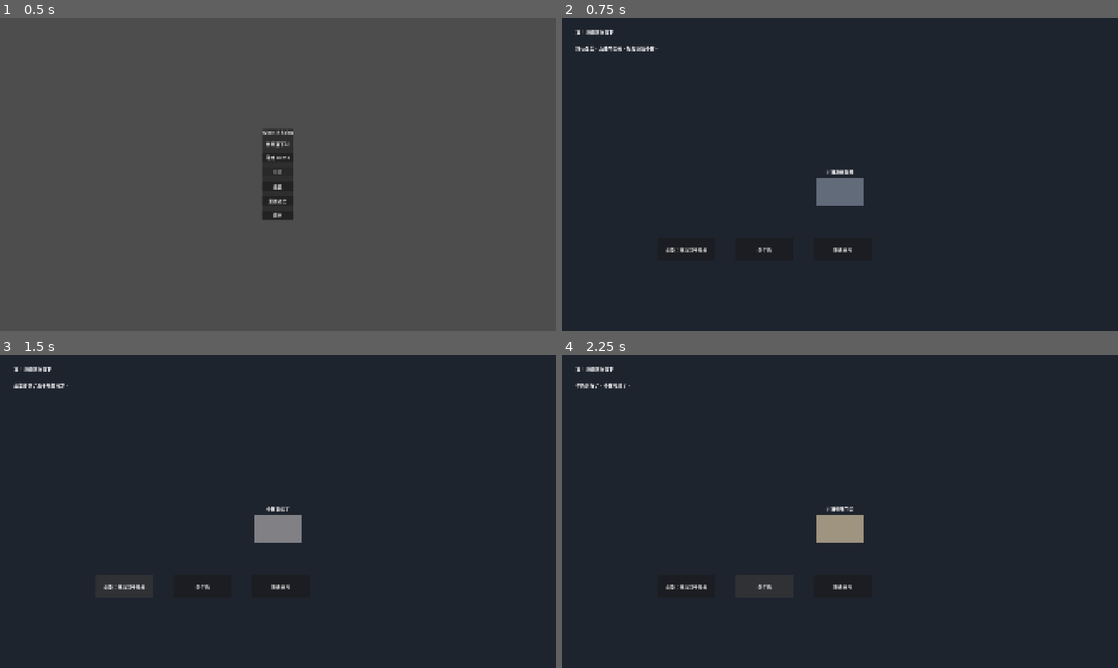
Above: before the commit, frames 1-4 (two rows, left to right).
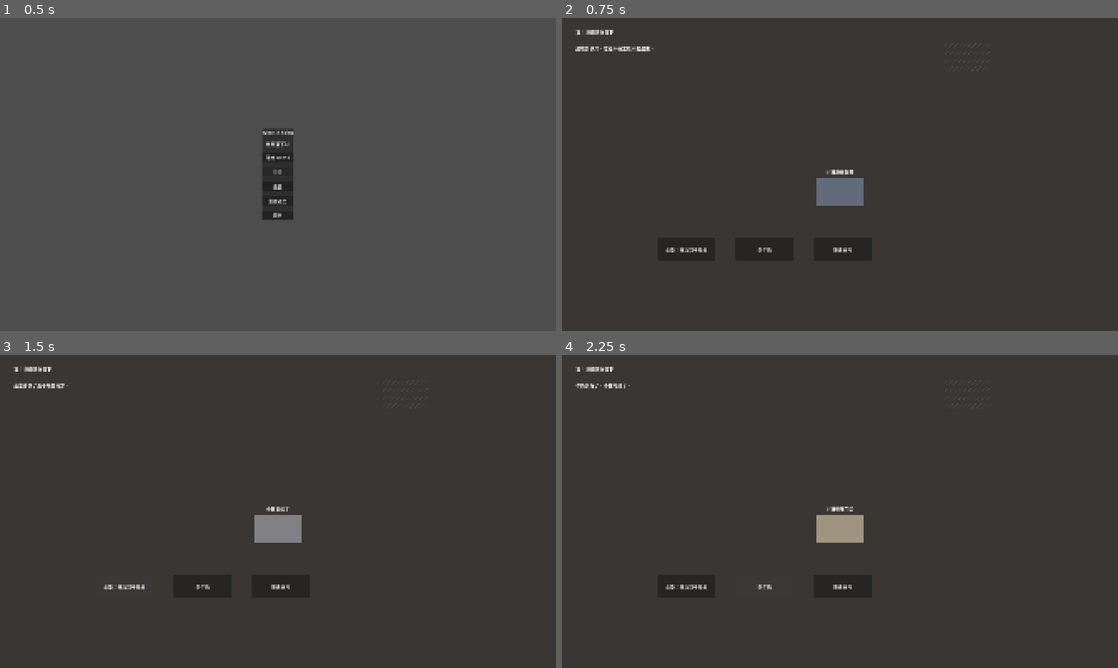
Above: after the commit, the same moments.

Repository: zhangguixia/when-it-rains
Game: Godot game, scene res://game/main/Main.tscn
The game is run twice, just before and just after one commit, with the same random seed, the same clock (stepped at 60 frames per second) and the same inputs.
Inputs:
- Up to frame 1 (0.5 s): no input
- Up to frame 2 (0.75 s): click "开始 Demo" at 0.5 s
- Up to frame 3 (1.5 s): click "坐垫：移动到干燥处" at 1.25 s
- Up to frame 4 (2.25 s): click "倒牛奶" at 2 s

Frame 1 is identical in both runs. In frame 2, 97% of the frame differs, in the area x 0-100%, y 0-100%; in frame 3, 97%; in frame 4, 97%.

Commit message:
feat: complete placeholder Steam demo loop

Diff:
--- a/game/shelter/ShelterScene.gd
+++ b/game/shelter/ShelterScene.gd
@@ -60,6 +60,10 @@
 
 func _on_rain_started(rain_visit: int) -> void:
 	rain_label.text = "第 %d 场雨正在落下" % rain_visit
+	if rain_visit == 1:
+		prompt_label.text = "屋檐外很冷。它还不确定能不能进来。"
+	else:
+		prompt_label.text = "它又来了。这一次，它没有犹豫那么久。"
 
 func _on_rain_stopped(_rain_visit: int) -> void:
 	rain_label.text = "雨停了。"
--- a/game/shelter/ShelterScene.tscn
+++ b/game/shelter/ShelterScene.tscn
@@ -20,6 +20,25 @@
 anchor_right = 1.0
 anchor_bottom = 1.0
 color = Color(0.12, 0.14, 0.18, 1)
+
+[node name="WarmLight" type="ColorRect" parent="."]
+layout_mode = 1
+anchors_preset = 15
+anchor_right = 1.0
+anchor_bottom = 1.0
+color = Color(1, 0.75, 0.35, 0.12)
+
+[node name="RainLines" type="Label" parent="."]
+layout_mode = 0
+offset_left = 1320.0
+offset_top = 80.0
+offset_right = 1820.0
+offset_bottom = 760.0
+text = "／／／／／／／／／／
+／／／／／／／／／／
+／／／／／／／／／／
+／／／／／／／／／／"
+modulate = Color(0.6, 0.7, 0.9, 0.6)
 
 [node name="RainLabel" type="Label" parent="."]
 unique_name_in_owner = true
